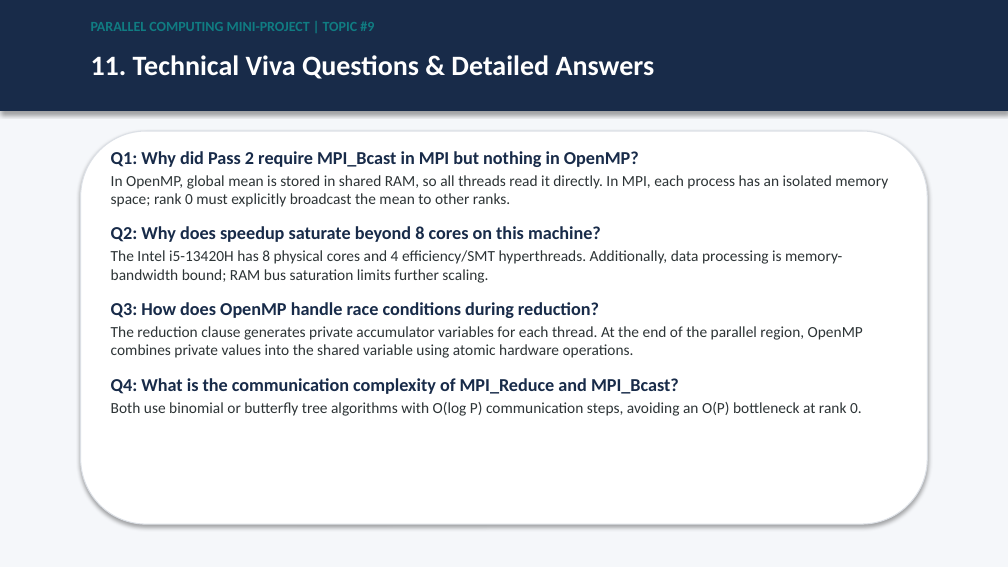
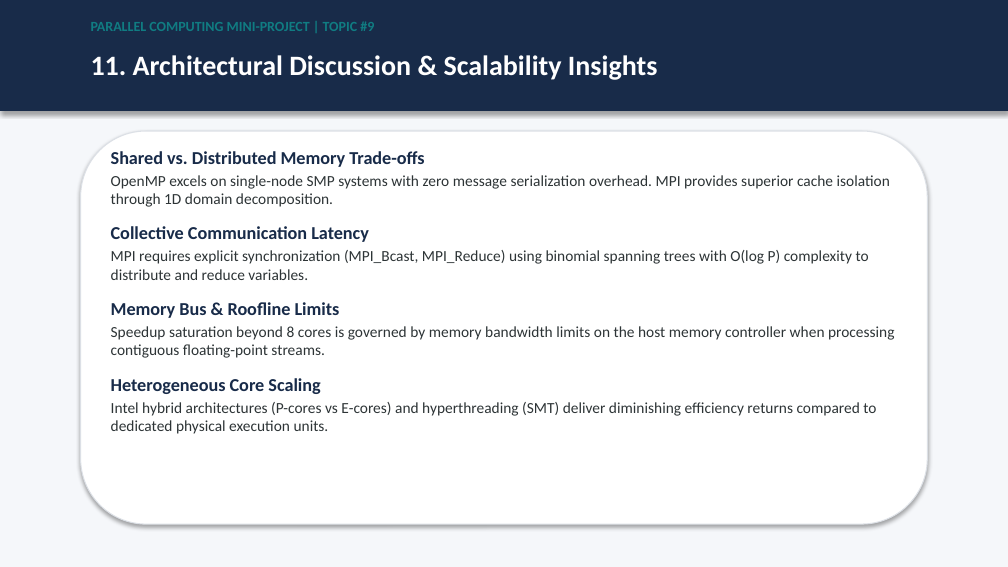
Before and after one commit to vinayhiremath440/openmp-vs-mpi-data-processing, a slide deck: slide 12 of presentation/OpenMP_vs_MPI_Data_Processing.pptx. Drawn at 1008x567 pixels with LibreOffice and Linux fonts; fonts in the diff are those of the drawing. Boxes give left, top, right and bottom in pixels: in the first picture for what was removed or moved away, otherwise in the second. Text is boxed around its words. In the diff, an @@ line names an element or a change of style, - is before the commit and + after.

Commit message:
Refactor documentation, presentation, and reports into professional academic format

```diff
--- a/presentation/OpenMP_vs_MPI_Data_Processing.pptx
+++ b/presentation/OpenMP_vs_MPI_Data_Processing.pptx
@@ text at <box>91,55,658,80</box>: text changed @@
-11. Technical Viva Questions & Detailed Answers
+11. Architectural Discussion & Scalability Insights
@@ text at <box>111,151,895,434</box>: text changed @@
-Q1: Why did Pass 2 require MPI_Bcast in MPI but nothing in OpenMP?
-In OpenMP, global mean is stored in shared RAM, so all threads read it directly. In MPI, each process has an isolated memory space; rank 0 must explicitly broadcast the mean to other ranks.
-Q2: Why does speedup saturate beyond 8 cores on this machine?
-The Intel i5-13420H has 8 physical cores and 4 efficiency/SMT hyperthreads. Additionally, data processing is memory-bandwidth bound; RAM bus saturation limits further scaling.
-Q3: How does OpenMP handle race conditions during reduction?
-The reduction clause generates private accumulator variables for each thread. At the end of the parallel region, OpenMP combines private values into the shared variable using atomic hardware operations.
-Q4: What is the communication complexity of MPI_Reduce and MPI_Bcast?
-Both use binomial or butterfly tree algorithms with O(log P) communication steps, avoiding an O(P) bottleneck at rank 0.
+Shared vs. Distributed Memory Trade-offs
+OpenMP excels on single-node SMP systems with zero message serialization overhead. MPI provides superior cache isolation through 1D domain decomposition.
+Collective Communication Latency
+MPI requires explicit synchronization (MPI_Bcast, MPI_Reduce) using binomial spanning trees with O(log P) complexity to distribute and reduce variables.
+Memory Bus & Roofline Limits
+Speedup saturation beyond 8 cores is governed by memory bandwidth limits on the host memory controller when processing contiguous floating-point streams.
+Heterogeneous Core Scaling
+Intel hybrid architectures (P-cores vs E-cores) and hyperthreading (SMT) deliver diminishing efficiency returns compared to dedicated physical execution units.
```
Also in this commit, not shown: 2 other slides changed, 6 other files.
